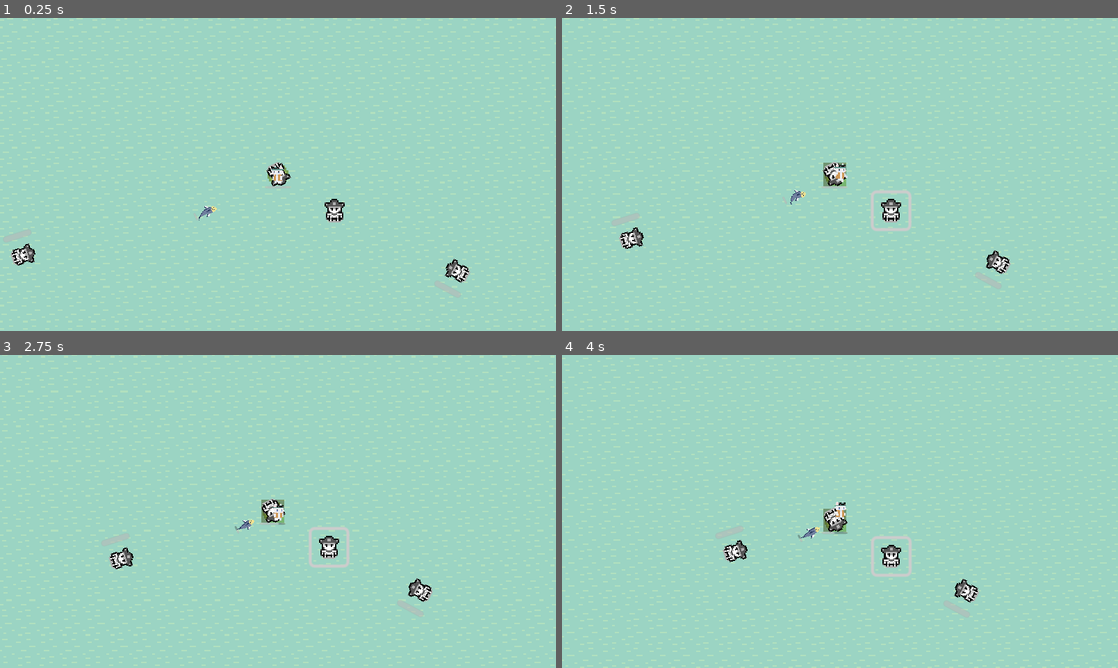
Above: before the commit, frames 1-4 (two rows, left to right).
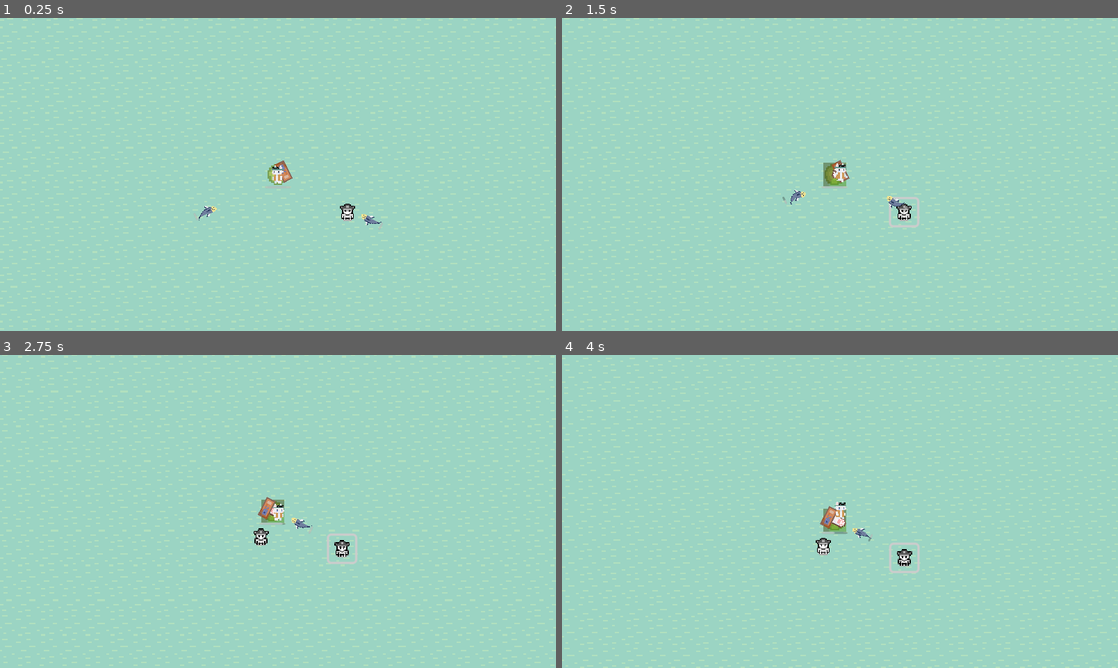
Above: after the commit, the same moments.

Repository: Kirpyu/Catsaway
Game: Godot game, scene res://GameScene/test_scene.tscn
The game is run twice, just before and just after one commit, with the same random seed, the same clock (stepped at 60 frames per second) and the same inputs. The project has no main scene, so this scene is started directly. The engine's default icon, where the game draws it, is replaced by a stand-in: a white triangle on a blue panel in a dark square.
Inputs (mouse positions are in pixels of both pictures, inside the frame that each line leads up to; where the layout moved, square brackets give the same spot in the first picture):
- Up to frame 1 (0.25 s): no input
- Up to frame 2 (1.5 s): click (906, 212) [895, 212] at 0.5 s; move the mouse to (962, 158) at 1.27 s; hold D (right) from 1.28 s (still down); click (962, 158) at 1.35 s
- Up to frame 3 (2.75 s): tap F (f) at 1.55, 2.1 s; move the mouse to (166, 527) at 2.02 s; release D (right) at 2.03 s; hold S (down) from 2.03 s (still down); tap G (g) at 2.3 s
- Up to frame 4 (4 s): move the mouse to (895, 442) at 2.77 s; release S (down) at 2.78 s; hold D (right) 2.78-3.53 s; tap G (g) at 2.85 s; click (895, 442) at 3.05 s; move the mouse to (812, 574) at 3.52 s; hold W (up) from 3.53 s (still down); click (812, 574) at 3.6 s; tap F (f) at 3.8 s

The runs differ from the first frame. In frame 1, 0.9% of the frame differs, in the area x 1-85%, y 45-85%; in frame 2, 1.2%; in frame 3, 1.4%; in frame 4, 1.5%, in the area x 28-75%, y 48-80%.

Commit message:
added new contraptions

Diff:
--- a/catsaway/Characters/BaseCharacter/base_enemy.gd
+++ b/catsaway/Characters/BaseCharacter/base_enemy.gd
@@ -63,3 +63,9 @@
 func drop_upgrade() -> void:
 	pass
 #	drop a button which queues free after 10 secs. on button click, gain a building in inventory
+
+func create_drop():
+	var drop = load("res://Contraptions/DropButtons/contraption_drop.tscn").instantiate()
+	drop.drop_name = "YarnThrower"
+	get_tree().root.add_child(drop)
+	drop.position = self.global_position
--- a/catsaway/Characters/EnemyCharacters/normal_fish.gd
+++ b/catsaway/Characters/EnemyCharacters/normal_fish.gd
@@ -1,6 +1,4 @@
 extends BaseEnemy
-
-var dead = false
 
 func _ready() -> void:
 	super._ready()
@@ -9,13 +7,13 @@
 func update_hp():
 	if hp <= 0:
 		drop_upgrade()
-		dead = true
-		animated_sprite.play("death")
+		create_drop()
+		queue_free()
 
 	hp_bar.value = hp
 
 func _on_hitbox_area_entered(area: Area2D) -> void:
-	if area.owner.has_method("hit") and area.owner.is_in_group("Tile") and !dead:
+	if area.owner.has_method("hit") and area.owner.is_in_group("Tile"):
 		stopped = true
 		stop_timer.start()
 		animated_sprite.play("attacking")
@@ -28,11 +26,3 @@
 	stopped = false
 	hitbox_collision.set_deferred("disabled", false)
 	animated_sprite.play("moving")
-
-
-func _on_animated_sprite_2d_animation_finished() -> void:
-	var drop = load("res://Contraptions/DropButtons/contraption_drop.tscn").instantiate()
-	get_tree().root.add_child(drop)
-	drop.position = self.global_position
-
-	queue_free()
--- a/catsaway/Characters/EnemyCharacters/normal_fish.tscn
+++ b/catsaway/Characters/EnemyCharacters/normal_fish.tscn
@@ -170,6 +170,7 @@
 speed = 20
 
 [node name="AnimatedSprite2D" parent="." index="0"]
+scale = Vector2(0.949458, 1.02706)
 sprite_frames = SubResource("SpriteFrames_08cct")
 animation = &"death"
 
@@ -193,5 +194,3 @@
 offset_bottom = 10.0
 rotation = 4.71239
 scale = Vector2(1, 0.698391)
-
-[connection signal="animation_finished" from="AnimatedSprite2D" to="." method="_on_animated_sprite_2d_animation_finished"]
--- a/catsaway/Contraptions/DropButtons/contraption_drop.gd
+++ b/catsaway/Contraptions/DropButtons/contraption_drop.gd
@@ -1,6 +1,6 @@
 class_name Drop extends Button
 
-var drop_name : String = ""
+var drop_name : String = "BaseContraption"
 func _on_pressed() -> void:
 	var contraption_node = get_tree().get_first_node_in_group("ContraptionNode")
 	contraption_node.handle_drop(self)
--- a/catsaway/Contraptions/DropButtons/contraption_drop.tscn
+++ b/catsaway/Contraptions/DropButtons/contraption_drop.tscn
@@ -4,12 +4,15 @@
 [ext_resource type="Script" path="res://Contraptions/DropButtons/contraption_drop.gd" id="2_aemsp"]
 
 [node name="ContraptionDrop" type="Button"]
+offset_right = 24.0
+offset_bottom = 24.0
+scale = Vector2(0.75, 0.75)
 icon = ExtResource("1_ps73e")
 flat = true
 script = ExtResource("2_aemsp")
 
 [node name="Timer" type="Timer" parent="."]
-wait_time = 5.0
+wait_time = 15.0
 one_shot = true
 autostart = true
 
--- a/catsaway/Contraptions/YarnThrower/yarn_thrower.gd
+++ b/catsaway/Contraptions/YarnThrower/yarn_thrower.gd
@@ -1,8 +1,16 @@
 extends Contraption
 
 func _ready() -> void:
-	pass
-#	projectile = projectile
+	projectile = load("res://Projectiles/yarn_ball.tscn")
 
-func shoot() -> void:
-	print("yarn thrower")
+
+func _process(_delta: float) -> void:
+	if closest_enemy != null:
+		look_at(closest_enemy.global_position)
+		if shoot_cd.is_stopped():
+			shoot_cd.start()
+			animated_sprite.play("shooting")
+	else:
+		shoot_cd.stop()
+		animated_sprite.play("stop")
+		get_closest_target()
--- a/catsaway/Contraptions/YarnThrower/yarn_thrower.tscn
+++ b/catsaway/Contraptions/YarnThrower/yarn_thrower.tscn
@@ -1,10 +1,71 @@
-[gd_scene load_steps=3 format=3 uid="uid://d1kc4smxlgc5e"]
+[gd_scene load_steps=11 format=3 uid="uid://d1kc4smxlgc5e"]
 
 [ext_resource type="PackedScene" uid="uid://dig3kafsq7df1" path="res://Contraptions/contraption_base.tscn" id="1_gq6ro"]
 [ext_resource type="Script" path="res://Contraptions/YarnThrower/yarn_thrower.gd" id="2_qeo5n"]
+[ext_resource type="Texture2D" uid="uid://dapvpwjnsopnm" path="res://Assets/ContraptionAssets/YarnThrower/Yarn_Thrower-Sheet.png" id="3_j5m55"]
+
+[sub_resource type="AtlasTexture" id="AtlasTexture_v7aov"]
+atlas = ExtResource("3_j5m55")
+region = Rect2(64, 0, 16, 16)
+
+[sub_resource type="AtlasTexture" id="AtlasTexture_ysakb"]
+atlas = ExtResource("3_j5m55")
+region = Rect2(0, 0, 16, 16)
+
+[sub_resource type="AtlasTexture" id="AtlasTexture_28aek"]
+atlas = ExtResource("3_j5m55")
+region = Rect2(16, 0, 16, 16)
+
+[sub_resource type="AtlasTexture" id="AtlasTexture_hw234"]
+atlas = ExtResource("3_j5m55")
+region = Rect2(32, 0, 16, 16)
+
+[sub_resource type="AtlasTexture" id="AtlasTexture_t7sg8"]
+atlas = ExtResource("3_j5m55")
+region = Rect2(48, 0, 16, 16)
+
+[sub_resource type="AtlasTexture" id="AtlasTexture_qnh5u"]
+atlas = ExtResource("3_j5m55")
+region = Rect2(0, 0, 16, 16)
+
+[sub_resource type="SpriteFrames" id="SpriteFrames_6bjre"]
+animations = [{
+"frames": [{
+"duration": 1.0,
+"texture": SubResource("AtlasTexture_v7aov")
+}, {
+"duration": 1.0,
+"texture": SubResource("AtlasTexture_ysakb")
+}, {
+"duration": 1.0,
+"texture": SubResource("AtlasTexture_28aek")
+}, {
+"duration": 1.0,
+"texture": SubResource("AtlasTexture_hw234")
+}, {
+"duration": 1.0,
+"texture": SubResource("AtlasTexture_t7sg8")
+}],
+"loop": true,
+"name": &"shooting",
+"speed": 5.0
+}, {
+"frames": [{
+"duration": 1.0,
+"texture": SubResource("AtlasTexture_qnh5u")
+}],
+"loop": true,
+"name": &"stop",
+"speed": 5.0
+}]
 
 [node name="YarnThrower" instance=ExtResource("1_gq6ro")]
 script = ExtResource("2_qeo5n")
 
+[node name="AnimatedSprite2D" parent="." index="0"]
+rotation = 1.5708
+sprite_frames = SubResource("SpriteFrames_6bjre")
+animation = &"shooting"
+
 [node name="ShootCooldown" parent="." index="2"]
-wait_time = 0.5
+wait_time = 1.0
--- a/catsaway/Contraptions/contraption_base.gd
+++ b/catsaway/Contraptions/contraption_base.gd
@@ -4,6 +4,7 @@
 
 @export var spawn_point : Marker2D
 @export var shoot_cd : Timer
+@export var animated_sprite : AnimatedSprite2D
 var contraption_tile : String
 
 #this should not be in base script, should be defined in every extended script
--- a/catsaway/Contraptions/contraption_base.tscn
+++ b/catsaway/Contraptions/contraption_base.tscn
@@ -14,10 +14,11 @@
 "speed": 5.0
 }]
 
-[node name="ContraptionBase" type="Node2D" node_paths=PackedStringArray("spawn_point", "shoot_cd") groups=["Contraption"]]
+[node name="ContraptionBase" type="Node2D" node_paths=PackedStringArray("spawn_point", "shoot_cd", "animated_sprite") groups=["Contraption"]]
 script = ExtResource("1_kj04u")
 spawn_point = NodePath("SpawnPoint")
 shoot_cd = NodePath("ShootCooldown")
+animated_sprite = NodePath("AnimatedSprite2D")
 
 [node name="AnimatedSprite2D" type="AnimatedSprite2D" parent="."]
 sprite_frames = SubResource("SpriteFrames_yyatc")
--- a/catsaway/Contraptions/contraptions.gd
+++ b/catsaway/Contraptions/contraptions.gd
@@ -8,20 +8,19 @@
 func _ready() -> void:
 	var ground_layer = get_tree().get_first_node_in_group("GroundLayer")
 	var player_tile = get_tree().get_first_node_in_group("Player").global_position
-	add_contraption(ContraptionManager.create_contraption("BaseContraption"), ground_layer.local_to_map(player_tile))
+	add_contraption(ContraptionManager.create_contraption("YarnThrower"), ground_layer.local_to_map(player_tile))
 
 func _input(_event: InputEvent) -> void:
-	if Input.is_action_just_pressed("g"):
+	if Input.is_action_just_pressed("LMB"):
 		var select_layer =  get_tree().get_first_node_in_group("SelectLayer")
-		print(select_layer.highlight_type)
 		if TileManager.Land.has(str(hovered_tile)) and select_layer.highlight_type == "Contraption":
 			for tile: Tile in get_tree().get_nodes_in_group("Tile"):
 				if str(hovered_tile) == tile.tile_name:
 					var contraption = TileManager.Land[tile.tile_name]["Contraption"]
 					if contraption == "None":
 #						instantiate a contraption at tile.global_position
-						add_contraption(ContraptionManager.create_contraption("BaseContraption"), hovered_tile)
-						TileManager.Land[tile.tile_name]["Contraption"] = "BaseContraption"
+						add_contraption(ContraptionManager.create_contraption(held_contraption), hovered_tile)
+						TileManager.Land[tile.tile_name]["Contraption"] = held_contraption
 
 #						deleting everything that j happened
 						select_layer.erase_highlight()
--- a/catsaway/GameScene/ground_layer.gd
+++ b/catsaway/GameScene/ground_layer.gd
@@ -5,7 +5,6 @@
 
 func _input(_event: InputEvent) -> void:
 	if Input.is_action_just_pressed("LMB"):
-
 		if TileManager.available_expansion_tiles.has(tile) and TileManager.highlighted == true:
 			var select_layer = get_tree().get_first_node_in_group("SelectLayer")
 			if select_layer.highlight_type == "Expansion":
--- a/catsaway/GameScene/test_scene.tscn
+++ b/catsaway/GameScene/test_scene.tscn
@@ -7,7 +7,6 @@
 [ext_resource type="Script" path="res://GameScene/select_layer.gd" id="5_346s7"]
 [ext_resource type="PackedScene" uid="uid://e8gbfx4vjpbd" path="res://Characters/Player/player.tscn" id="6_3b7j0"]
 [ext_resource type="Script" path="res://Contraptions/contraptions.gd" id="6_cq402"]
-[ext_resource type="PackedScene" uid="uid://dq1372dbm1qi8" path="res://Characters/BaseCharacter/base_enemy.tscn" id="7_upukp"]
 [ext_resource type="AudioStream" uid="uid://nrvrkbqugi" path="res://Assets/SFX/OST.mp3" id="9_ejpwg"]
 [ext_resource type="PackedScene" uid="uid://biwq6dmqarhqi" path="res://Characters/EnemyCharacters/normal_fish.tscn" id="10_35tjn"]
 [ext_resource type="PackedScene" uid="uid://capdqlkjkft3u" path="res://Contraptions/DropButtons/contraption_drop.tscn" id="11_p0ty6"]
@@ -588,14 +587,6 @@
 [node name="Contraptions" type="Node2D" parent="." groups=["ContraptionNode"]]
 script = ExtResource("6_cq402")
 
-[node name="BaseEnemy" parent="." instance=ExtResource("7_upukp")]
-position = Vector2(97, 242)
-collision_mask = 1
-speed = 30
-
-[node name="BaseEnemy2" parent="." instance=ExtResource("7_upukp")]
-position = Vector2(406, 252)
-
 [node name="g" parent="." instance=ExtResource("10_35tjn")]
 position = Vector2(227, 211)
 
@@ -610,7 +601,10 @@
 parameters/looping = true
 
 [node name="ContraptionDrop" parent="." instance=ExtResource("11_p0ty6")]
-offset_left = 307.0
-offset_top = 197.0
-offset_right = 331.0
-offset_bottom = 221.0
+offset_left = 319.0
+offset_top = 201.0
+offset_right = 343.0
+offset_bottom = 225.0
+
+[node name="NormalFish" parent="." instance=ExtResource("10_35tjn")]
+position = Vector2(347, 218)
--- a/catsaway/Projectiles/projectile_base.tscn
+++ b/catsaway/Projectiles/projectile_base.tscn
@@ -12,7 +12,7 @@
 collat = 1
 
 [sub_resource type="CircleShape2D" id="CircleShape2D_65c2p"]
-radius = 5.09902
+radius = 4.08549
 
 [sub_resource type="AtlasTexture" id="AtlasTexture_3q5fx"]
 atlas = ExtResource("1_730tt")
--- /dev/null
+++ b/catsaway/Projectiles/yarn_ball.tscn
@@ -0,0 +1,65 @@
+[gd_scene load_steps=10 format=3 uid="uid://bl111kfke840x"]
+
+[ext_resource type="PackedScene" uid="uid://d1fq03r5qo24p" path="res://Projectiles/projectile_base.tscn" id="1_ibro4"]
+[ext_resource type="Texture2D" uid="uid://dp5vj4mo3mkjw" path="res://Assets/ContraptionAssets/YarnThrower/YarnBall-Sheet.png" id="2_ov7ko"]
+
+[sub_resource type="AtlasTexture" id="AtlasTexture_jmub0"]
+atlas = ExtResource("2_ov7ko")
+region = Rect2(0, 0, 16, 8)
+
+[sub_resource type="AtlasTexture" id="AtlasTexture_31u0g"]
+atlas = ExtResource("2_ov7ko")
+region = Rect2(16, 0, 16, 8)
+
+[sub_resource type="AtlasTexture" id="AtlasTexture_mkwud"]
+atlas = ExtResource("2_ov7ko")
+region = Rect2(32, 0, 16, 8)
+
+[sub_resource type="AtlasTexture" id="AtlasTexture_qjauu"]
+atlas = ExtResource("2_ov7ko")
+region = Rect2(48, 0, 16, 8)
+
+[sub_resource type="AtlasTexture" id="AtlasTexture_uj341"]
+atlas = ExtResource("2_ov7ko")
+region = Rect2(64, 0, 16, 8)
+
+[sub_resource type="AtlasTexture" id="AtlasTexture_b18fs"]
+atlas = ExtResource("2_ov7ko")
+region = Rect2(80, 0, 16, 8)
+
+[sub_resource type="SpriteFrames" id="SpriteFrames_pv8ea"]
+animations = [{
+"frames": [{
+"duration": 1.0,
+"texture": SubResource("AtlasTexture_jmub0")
+}, {
+"duration": 1.0,
+"texture": SubResource("AtlasTexture_31u0g")
+}, {
+"duration": 1.0,
+"texture": SubResource("AtlasTexture_mkwud")
+}, {
+"duration": 1.0,
+"texture": SubResource("AtlasTexture_qjauu")
+}, {
+"duration": 1.0,
+"texture": SubResource("AtlasTexture_uj341")
+}, {
+"duration": 1.0,
+"texture": SubResource("AtlasTexture_b18fs")
+}],
+"loop": true,
+"name": &"default",
+"speed": 12.0
+}]
+
+[node name="YarnBall" instance=ExtResource("1_ibro4")]
+rotation = 4.71239
+
+[node name="CollisionShape2D" parent="." index="0"]
+position = Vector2(3.57746e-08, 3)
+
+[node name="AnimatedSprite2D" parent="." index="1"]
+scale = Vector2(0.75, 0.75)
+sprite_frames = SubResource("SpriteFrames_pv8ea")
+frame_progress = 0.0
Binary file added: catsaway/Assets/ContraptionAssets/YarnThrower/YarnBall-Sheet.png
Not shown, added: catsaway/Assets/ContraptionAssets/YarnThrower/YarnBall-Sheet.png.import
Binary file added: catsaway/Assets/ContraptionAssets/YarnThrower/Yarn_Thrower-Sheet.png
Not shown, added: catsaway/Assets/ContraptionAssets/YarnThrower/Yarn_Thrower-Sheet.png.import
Not shown: 1 places in catsaway/GameScene/test_scene.tscn that only renumber resources
